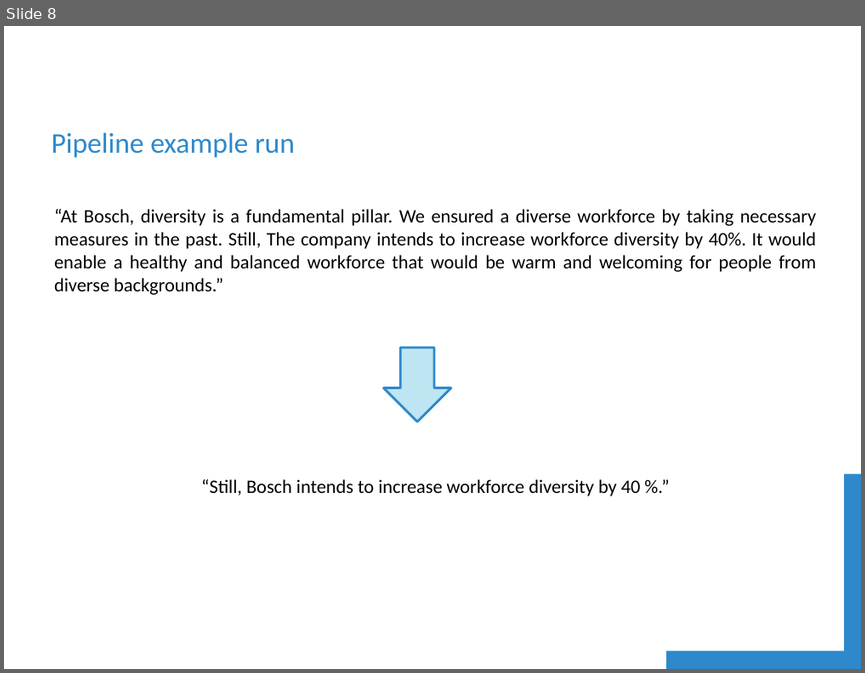
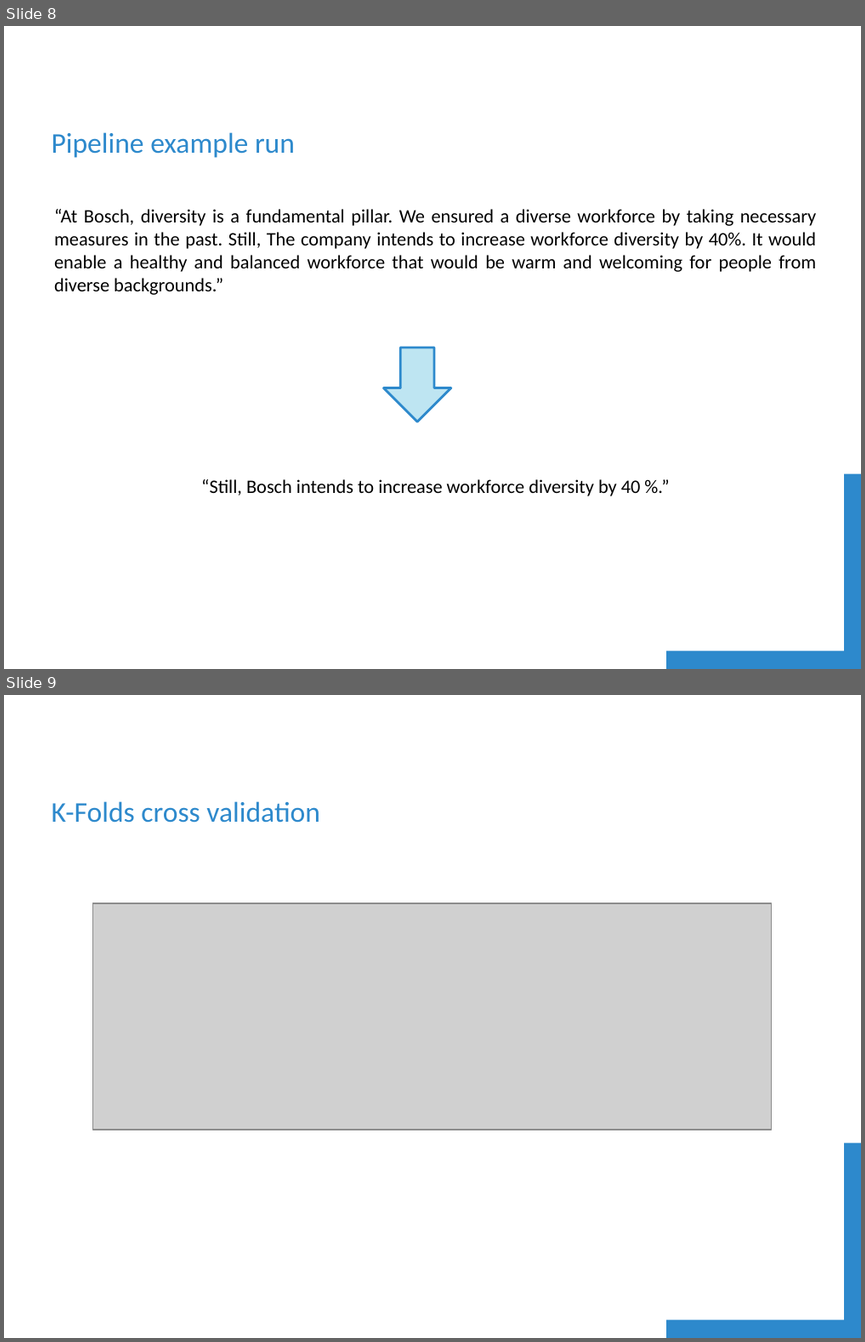
Before and after one commit to shubhamsuryawanshi/goal_extraction, a slide deck: documentation/Presentation.pptx. Shown one above the other, each under a label of ours: slide 8 before the commit, slides 8 and 9 after it. The pictures are 865x673 and 865x1342 pixels, drawn with LibreOffice and Linux fonts; fonts in the diff are those of the drawing; grey boxes stand for pictures; background and template pictures are left out. Boxes give left, top, right and bottom in pixels: in the first picture for what was removed or moved away, otherwise in the second. Text is boxed around its words. In the diff, an @@ line names an element or a change of style, - is before the commit and + after.

```diff
--- a/documentation/Presentation.pptx
+++ b/documentation/Presentation.pptx
@@ slide 9 added at (4,695,861,1338), background #FFFFFF; not listed: 1 template element that a slide beside it also shows @@
@@ text added at (52,801,320,823), 24 pt, text #2D89CC @@
+K-Folds cross validation
@@ picture added at (93,903,772,1129) @@
```
Also in this commit, not shown: 1 other slide added, 21 other files.
